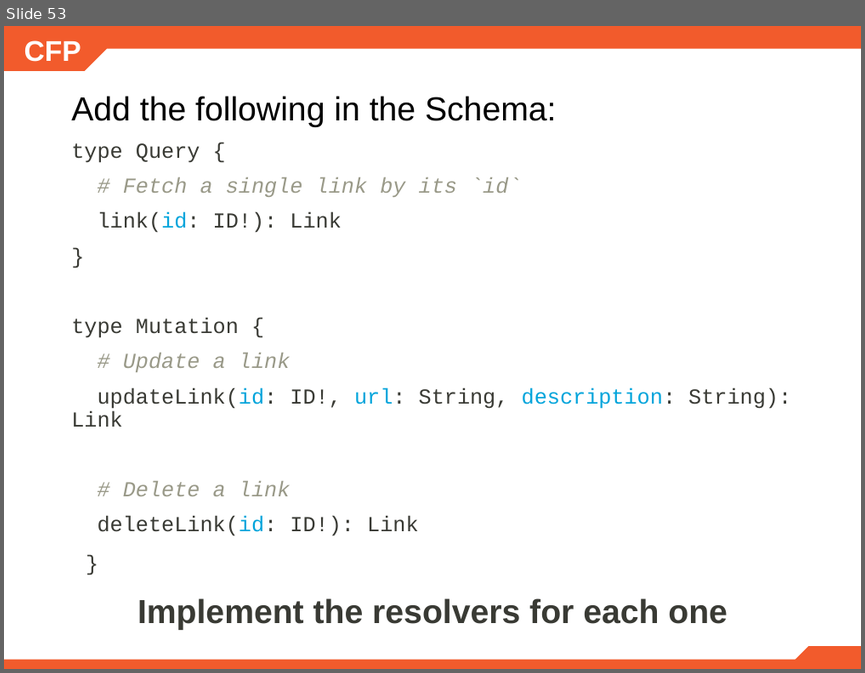
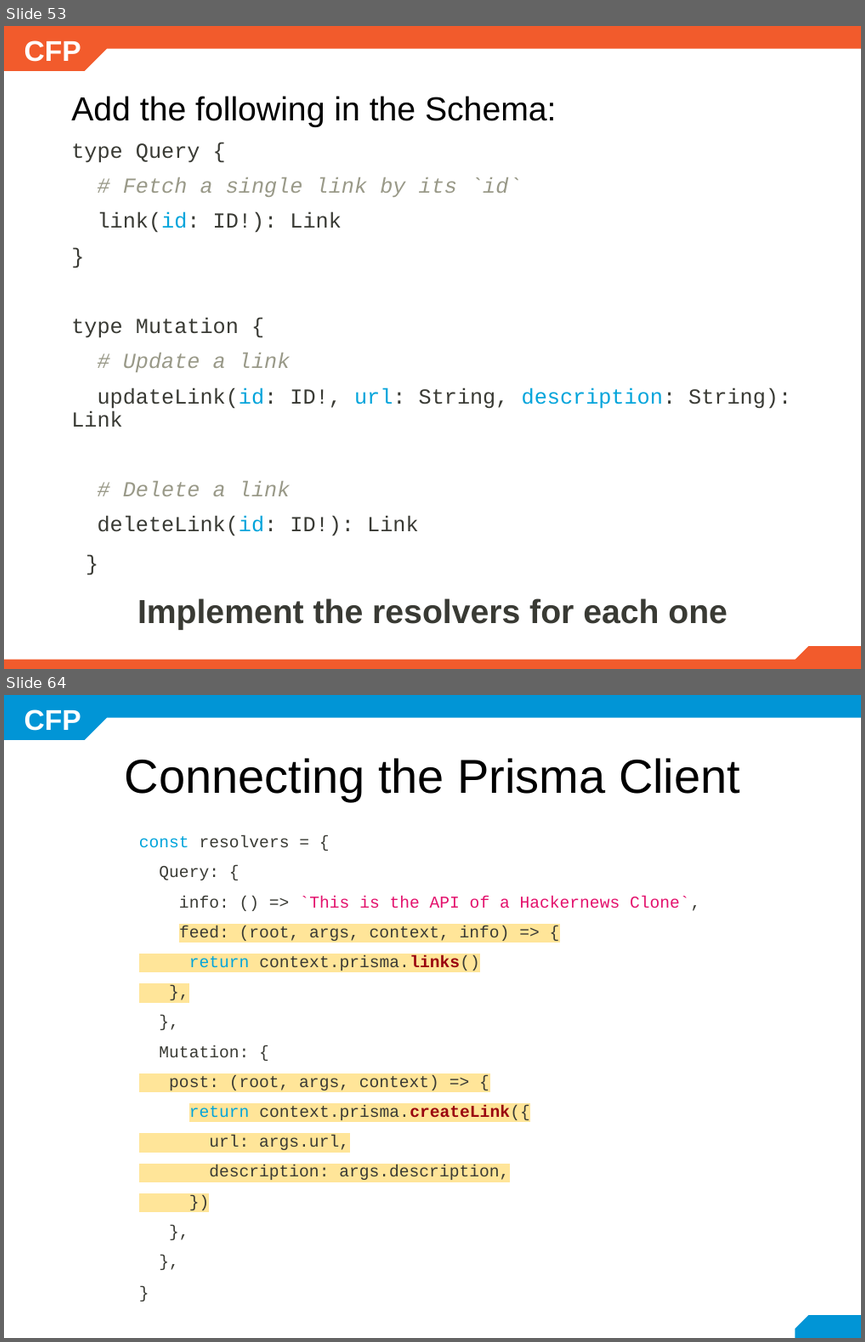
Before and after one commit to mariela21180/cfp-2019, a slide deck: modulo6/6.3.1/- GraphQL.pptx. Shown one above the other, each under a label of ours: slide 53 before the commit, slides 53 and 64 after it; the slides between them are not shown. The pictures are 865x673 and 865x1342 pixels, drawn with LibreOffice and Linux fonts; fonts in the diff are those of the drawing; background and template pictures are left out. Boxes give left, top, right and bottom in pixels: in the first picture for what was removed or moved away, otherwise in the second. Text is boxed around its words. In the diff, an @@ line names an element or a change of style, - is before the commit and + after.

```diff
--- a/modulo6/6.3.1/- GraphQL.pptx
+++ b/modulo6/6.3.1/- GraphQL.pptx
@@ slide 64 added at <box>4,695,861,1338</box>, background #FFFFFF; not listed: 1 template element that a slide beside it also shows @@
@@ snip rect added at <box>4,695,107,740</box>, fill #0195D6 @@
@@ rectangle added at <box>100,695,861,718</box>, fill #0195D6 @@
@@ title added at <box>125,758,740,801</box>, 40 pt, text #000000 @@
+Connecting the Prisma Client
@@ text added at <box>139,835,700,1179</box>, 14 pt, text #393A34 @@
+const resolvers = {
+Query: {
+info: () => `This is the API of a Hackernews Clone`,
+feed: (root, args, context, info) => {
+return context.prisma.links()
+},
+},
+Mutation: {
+post: (root, args, context) => {
+return context.prisma.createLink({
+url: args.url,
+description: args.description,
+})
+},
+},
+}
@@ snip rect added at <box>794,1315,861,1338</box>, fill #0195D6 @@
```
Also in this commit, not shown: 1 slide changed, 38 other slides added, 1 other file.
